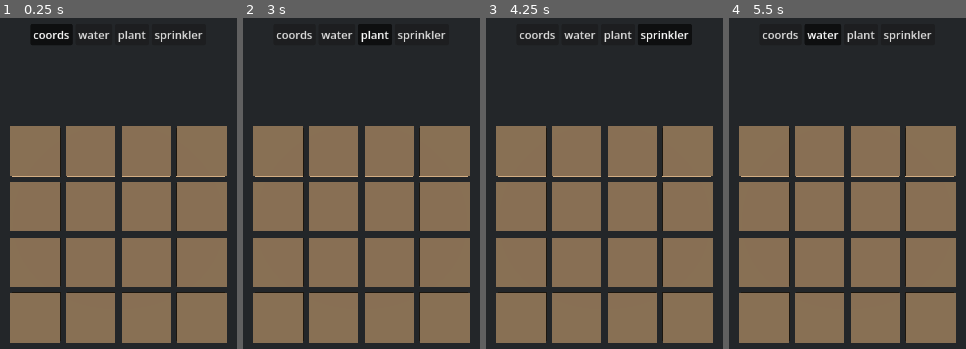
Above: before the commit, frames 1-4 (left to right).
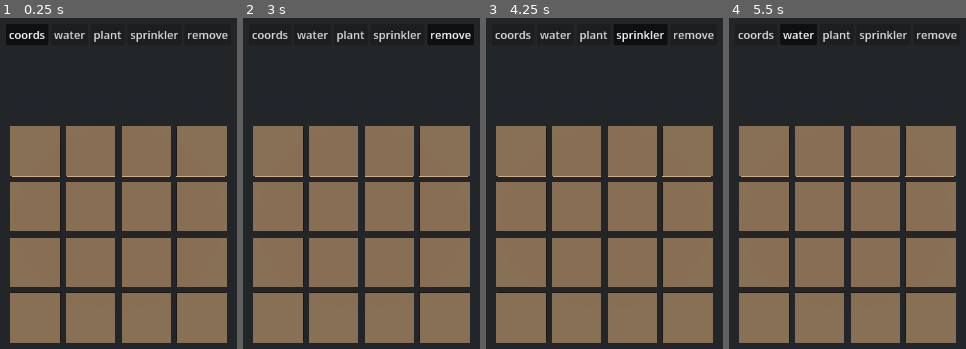
Above: after the commit, the same moments.

Repository: nicoexport/crops
Game: Godot game, scene res://scenes/game.tscn
The game is run twice, just before and just after one commit, with the same random seed, the same clock (stepped at 60 frames per second) and the same inputs.
Inputs (mouse positions are in pixels of both pictures, inside the frame that each line leads up to):
- Up to frame 1 (0.25 s): no input
- Up to frame 2 (3 s): click "coords" at 0.5 s; click "water" at 1.25 s; click "plant" at 2 s; click (451, 34) at 2.75 s, where only the run after the commit has a clickable "remove"
- Up to frame 3 (4.25 s): click "sprinkler" at 3.5 s
- Up to frame 4 (5.5 s): click "coords" at 4.25 s; click "water" at 5 s

The runs differ from the first frame. In frame 1, 1.8% of the frame differs, in the area x 2-97%, y 1-9%; in frame 2, 1.8%, in the area x 3-98%, y 1-9%; in frame 3, 1.3%; in frame 4, 1.3%.

Commit message:
interaction remove entitiy

Diff:
--- a/scenes/game.tscn
+++ b/scenes/game.tscn
@@ -290,7 +290,7 @@
 theme_override_constants/margin_right = 20
 theme_override_constants/margin_bottom = 20
 
-[node name="DebugInteractionBar" type="HBoxContainer" parent="GridView/Interactor/CanvasLayer/Control/MarginContainer" unique_id=537845381 node_paths=PackedStringArray("interactor", "coords", "water", "plant", "sprinker")]
+[node name="DebugInteractionBar" type="HBoxContainer" parent="GridView/Interactor/CanvasLayer/Control/MarginContainer" unique_id=537845381 node_paths=PackedStringArray("interactor", "coords", "water", "plant", "sprinker", "remove")]
 layout_mode = 2
 size_flags_vertical = 0
 alignment = 1
@@ -300,6 +300,7 @@
 water = NodePath("Water")
 plant = NodePath("Plant")
 sprinker = NodePath("Sprinkler")
+remove = NodePath("Remove")
 
 [node name="Coords" type="Button" parent="GridView/Interactor/CanvasLayer/Control/MarginContainer/DebugInteractionBar" unique_id=1734376731]
 layout_mode = 2
@@ -326,3 +327,9 @@
 button_group = ExtResource("8_gee14")
 text = "sprinkler
 "
+
+[node name="Remove" type="Button" parent="GridView/Interactor/CanvasLayer/Control/MarginContainer/DebugInteractionBar" unique_id=2043997508]
+layout_mode = 2
+toggle_mode = true
+button_group = ExtResource("8_gee14")
+text = "remove"
--- a/scripts/cell_view.gd
+++ b/scripts/cell_view.gd
@@ -9,5 +9,4 @@
 
 
 func interact(interaction: BaseInteraction) -> void:
-	print("CellView at (", x, ",", y, ") interacted.")
 	slot_interacted.emit(x, y, interaction)
--- a/scripts/debug_interaction_bar.gd
+++ b/scripts/debug_interaction_bar.gd
@@ -6,13 +6,14 @@
 @export var water: Button
 @export var plant: Button
 @export var sprinker: Button
-
+@export var remove: Button
 
 func _ready() -> void:
 	coords.pressed.connect(handle_coords_pressed)
 	water.pressed.connect(handle_water_pressed)
 	plant.pressed.connect(handle_plant_pressed)
 	sprinker.pressed.connect(handle_sprinkler_pressed)
+	remove.pressed.connect(handle_remove_pressed)
 
 	coords.button_pressed = true
 	handle_coords_pressed()
@@ -32,3 +33,7 @@
 
 func handle_sprinkler_pressed():
 	interactor.selected_interaction = InteractionPlaceEntity.new(EntityFactory.create_sprinkler)
+
+
+func handle_remove_pressed():
+	interactor.selected_interaction = InteractionRemoveEntity.new()
--- a/scripts/game_model.gd
+++ b/scripts/game_model.gd
@@ -76,6 +76,7 @@
 	var new_level = clamp(current_level + delta, 0, 5)
 	irrigation_map[Vector2i(x, y)] = new_level
 	irrigation_changed.emit(x, y, new_level)
+	print("Irrigation level at (", x, ",", y, ") changed to ", new_level)
 
 
 func try_place_entity_on_map(x: int, y: int, entity: CellEntity) -> bool:
@@ -85,4 +86,15 @@
 
 	cell_entity_map[key] = entity
 	cell_entity_changed.emit(x, y, entity)
+	print("Placed entity ", entity.name, " at (", x, ",", y, ")")
 	return true
+
+
+func try_remove_entity_from_map(x: int, y: int) -> bool:
+	var key = Vector2i(x, y)
+	if key in cell_entity_map and cell_entity_map[key] != null:
+		cell_entity_map[key] = null
+		cell_entity_changed.emit(x, y, null)
+		print("Removed entity from (", x, ",", y, ")")
+		return true
+	return false
--- a/scripts/grid_view.gd
+++ b/scripts/grid_view.gd
@@ -131,7 +131,6 @@
 
 
 func _on_irrigation_changed(x: int, y: int, level: int):
-	print("irrigation changed at ", str(x), " : ", str(y), " to level ", str(level))
 	var index = y + x * model.height
 	var box = cell_parent_node.get_child(index) as CSGBox3D
 	if box != null:
@@ -142,16 +141,14 @@
 	var index = y + x * model.height
 	var box = cell_parent_node.get_child(index) as CSGBox3D
 	if box != null:
-		print("Cell entity changed at ", str(x), " : ", str(y), " to entity ", str(entity.name))
 		# remove old entity model if any
 		for child in box.get_children():
 			child.queue_free()
+
 		if entity != null and entity.model != null:
 			var entity_instance = MeshInstance3D.new()
 			entity_instance.mesh = entity.model
 			box.add_child(entity_instance)
-
-		return
 
 
 func _on_slot_interacted(x: int, y: int, interaction: BaseInteraction) -> void:
--- /dev/null
+++ b/scripts/interactions/interaction_remove_entity.gd
@@ -0,0 +1,5 @@
+class_name InteractionRemoveEntity extends BaseInteraction
+
+
+func perform(x: int, y: int, model: GameModel):
+	model.try_remove_entity_from_map(x, y)
Not shown, added: scripts/interactions/interaction_remove_entity.gd.uid
